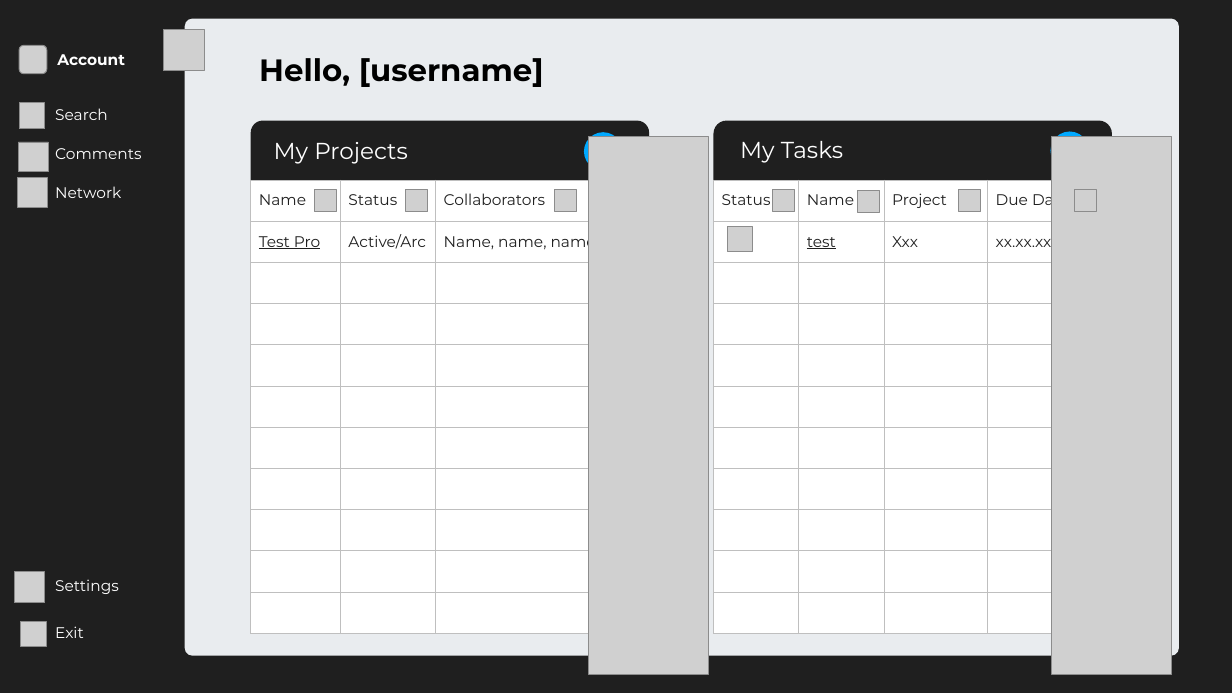
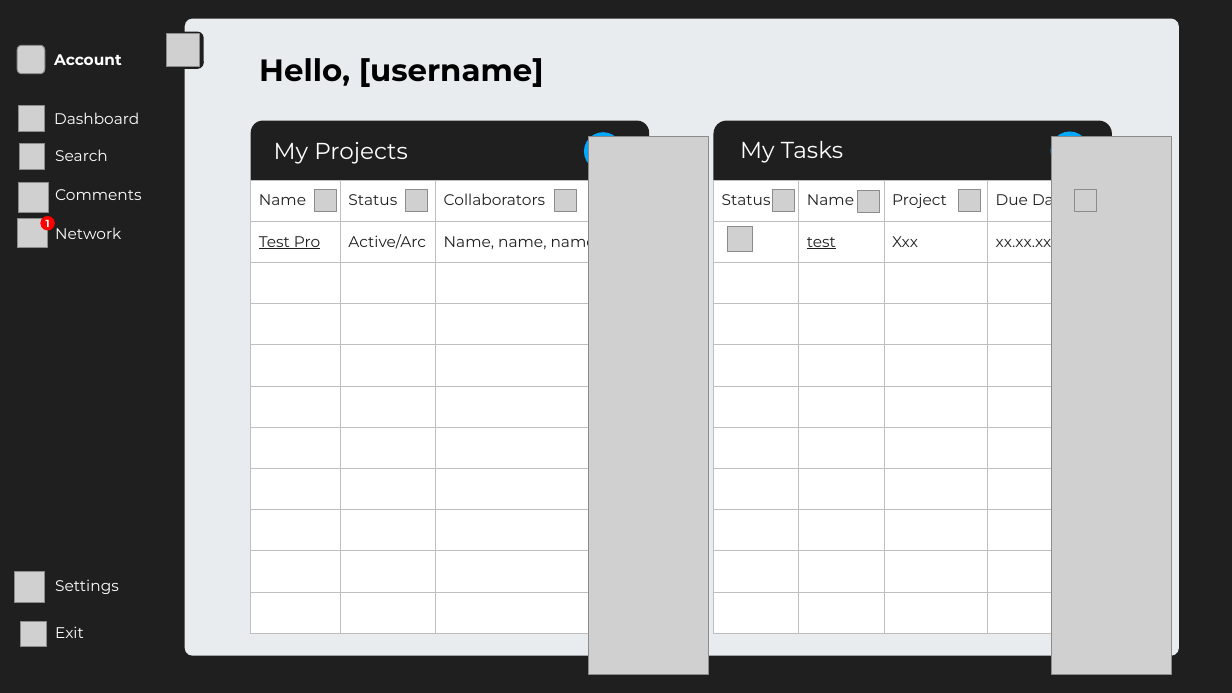
Before and after one commit to oiivantsov/porject-manager, a slide deck: slide 5 of frontend/uidesign.pptx (slide 4 before the commit). Drawn at 1232x693 pixels with LibreOffice and Linux fonts; fonts in the diff are those of the drawing; grey boxes stand for pictures; background and template pictures are left out. Boxes give left, top, right and bottom in pixels: in the first picture for what was removed or moved away, otherwise in the second. Text is boxed around its words. In the diff, an @@ line names an element or a change of style, - is before the commit and + after.

```diff
--- a/frontend/uidesign.pptx
+++ b/frontend/uidesign.pptx
@@ picture: place and size @@
-picture at bbox=[164, 30, 204, 70]
+picture at bbox=[166, 33, 200, 67]
@@ picture added at bbox=[18, 106, 44, 132] @@
@@ text added at bbox=[54, 112, 139, 124], 12 pt, text #FFFFFF @@
+Dashboard
@@ ellipse added at bbox=[41, 216, 55, 231], fill #FF0000, 8 pt, text #FFFFFF, bold @@
+1
@@ 3 pictures, 3 texts: place and size @@
-3 pictures, 3 texts at bbox=[17, 103, 141, 207]
+3 pictures, 3 texts at bbox=[17, 143, 141, 248]
```
Also in this commit, not shown: 5 other slides changed, 3 slides added, 1 slide removed.
